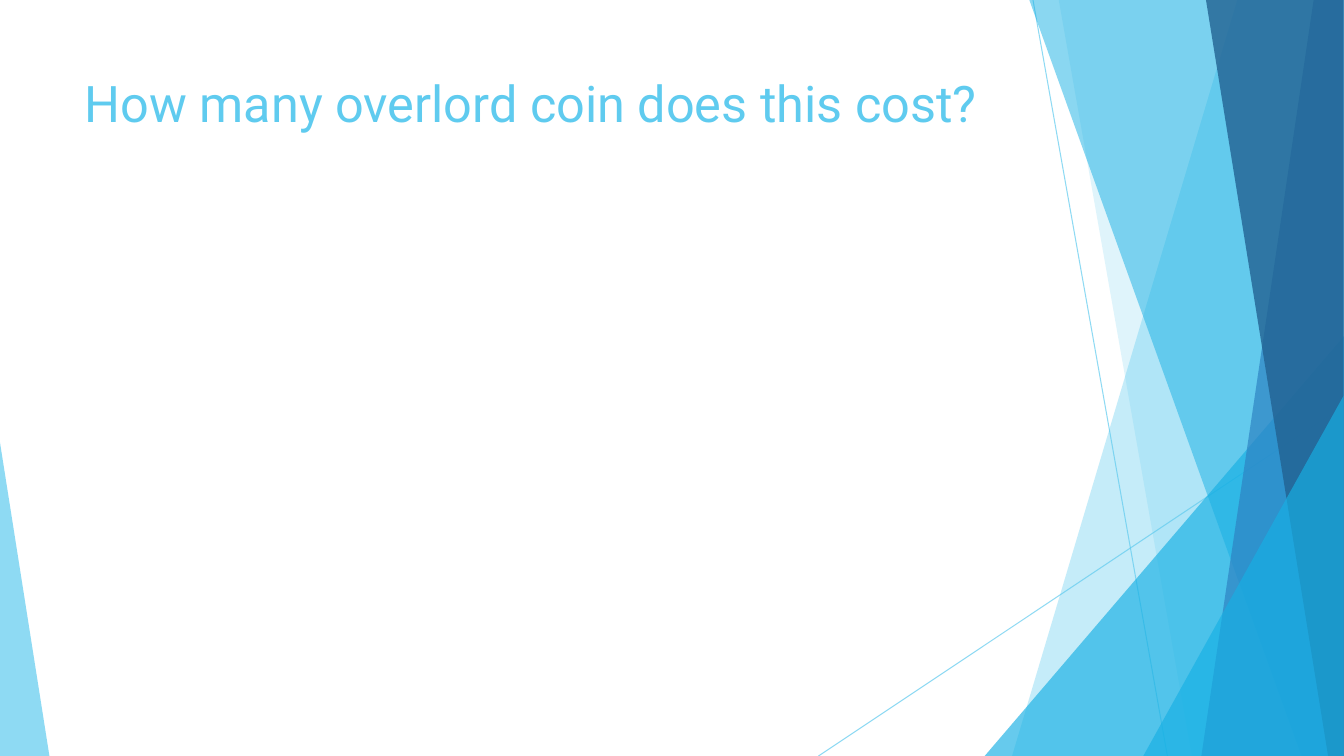
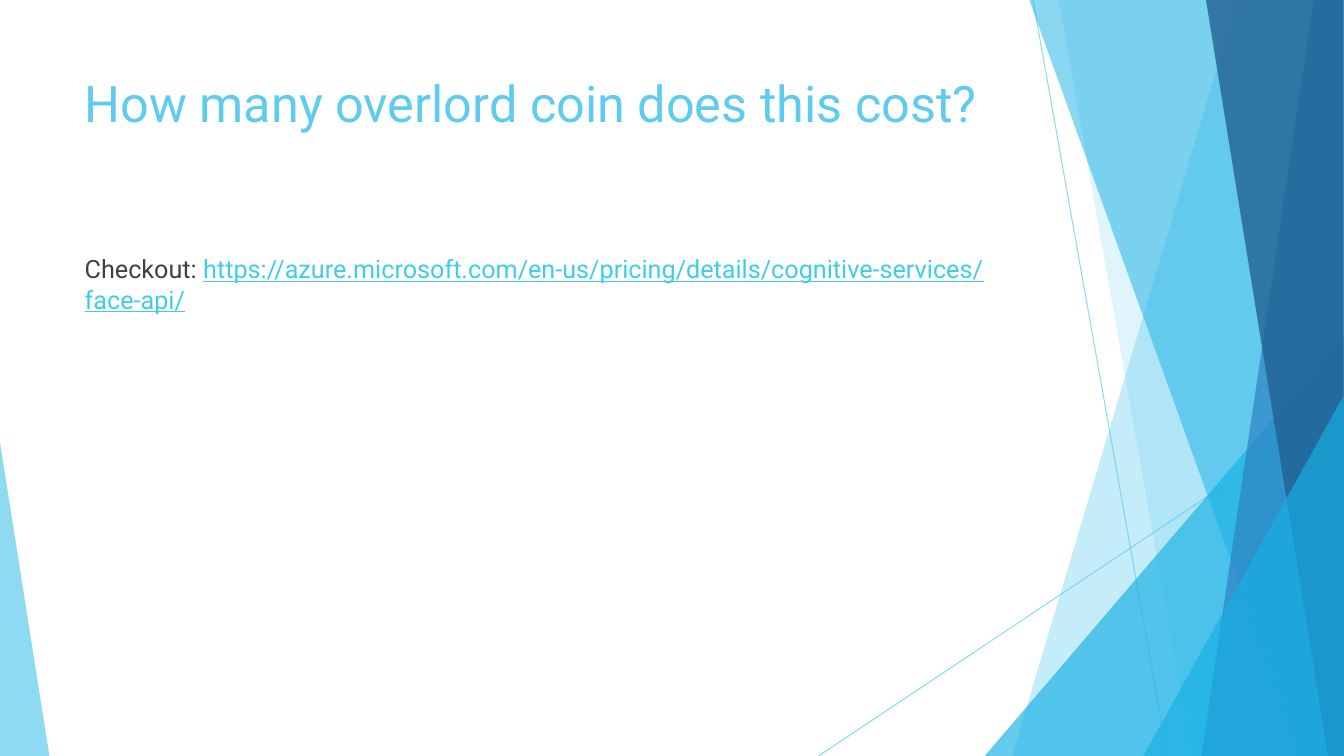
Before and after one commit to pulcher/Robot-Overlord-TV, a slide deck: slide 11 of roltv.pptx (slide 10 before the commit). Drawn at 1344x756 pixels with LibreOffice and Linux fonts; fonts in the diff are those of the drawing. Boxes give left, top, right and bottom in pixels: in the first picture for what was removed or moved away, otherwise in the second. Text is boxed around its words. In the diff, an @@ line names an element or a change of style, - is before the commit and + after.

Commit message:
updated presentation and fixed a problem with the recognition of my face.

```diff
--- a/roltv.pptx
+++ b/roltv.pptx
@@ text added at [85, 259, 983, 314], 18 pt, text #3FCDE7, underline @@
+Checkout: https://azure.microsoft.com/en-us/pricing/details/cognitive-services/face-api/
```
Also in this commit, not shown: 2 other slides changed, 3 slides added, 1 slide removed, 1 other file.
